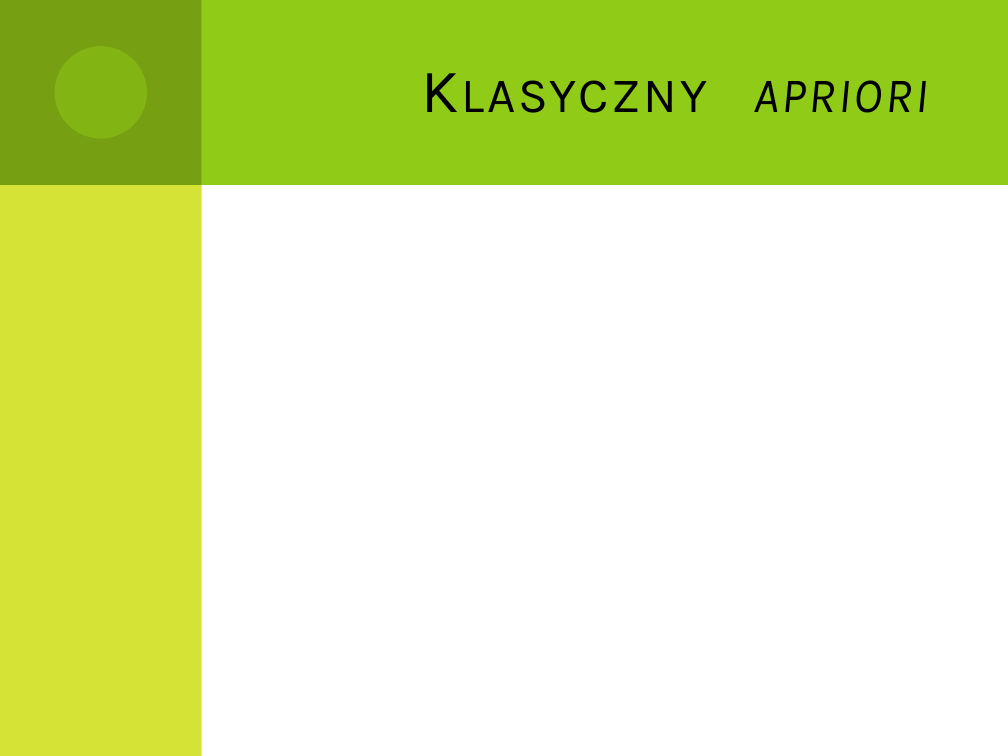
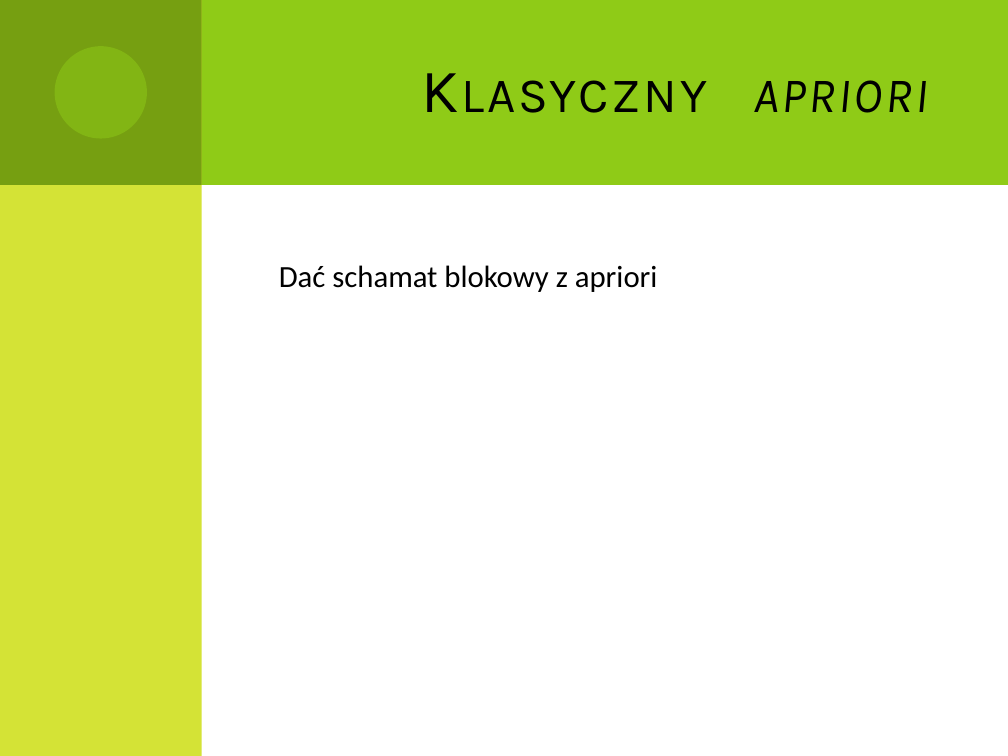
Before and after one commit to Dzess/DMARF, a slide deck: slide 8 of presentation/GPGPU_in_data_minig.pptx (slide 7 before the commit). Drawn at 1008x756 pixels with LibreOffice and Linux fonts; fonts in the diff are those of the drawing. Boxes give left, top, right and bottom in pixels: in the first picture for what was removed or moved away, otherwise in the second. Text is boxed around its words. In the diff, an @@ line names an element or a change of style, - is before the commit and + after.

```diff
--- a/presentation/GPGPU_in_data_minig.pptx
+++ b/presentation/GPGPU_in_data_minig.pptx
@@ text added at (x1=279, y1=265, x2=658, y2=292), 22 pt, text #000000 @@
+Dać schamat blokowy z apriori
```
Also in this commit, not shown: 5 other slides changed, 3 slides added, 1 slide removed.
